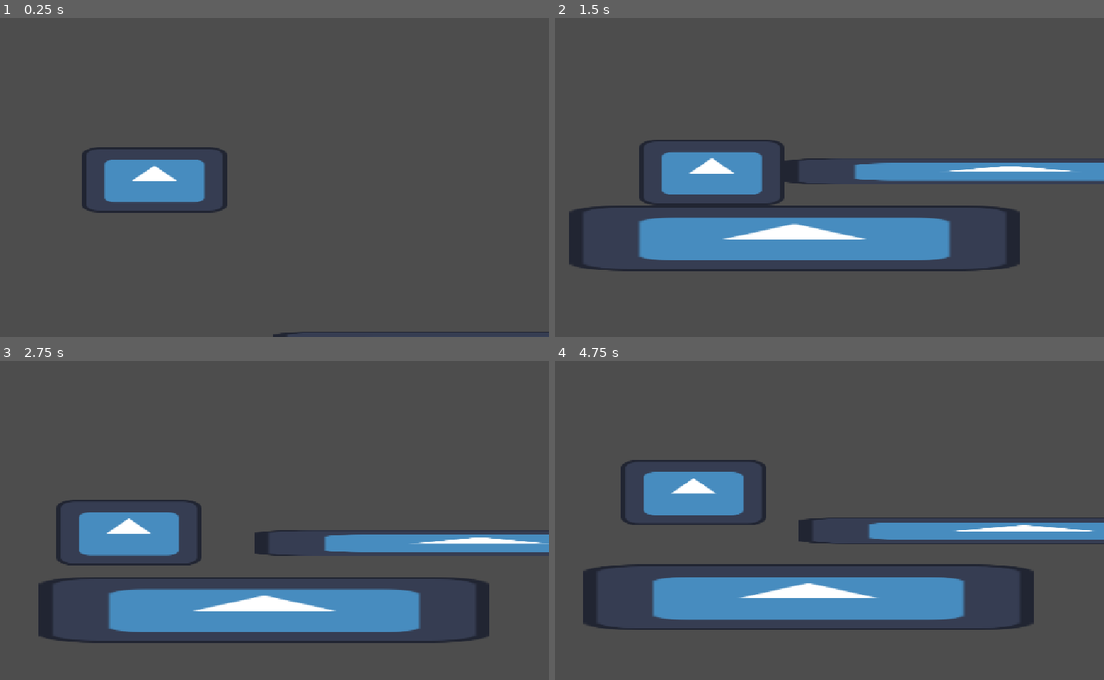
Above: before the commit, frames 1-4 (two rows, left to right).
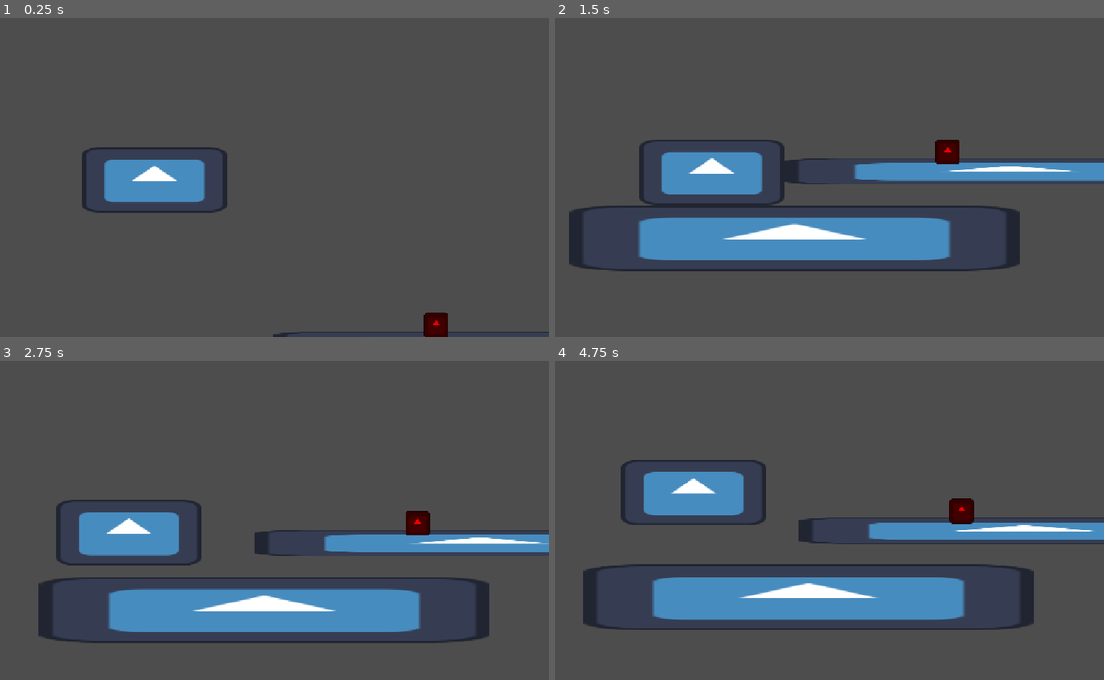
Above: after the commit, the same moments.

Repository: dezraec/roadtrip-game
Game: Godot game, scene res://van_test_map.tscn
Two runs of this game, one before a commit and one after it. Both use one fixed random seed, a clock stepped at 60 frames per second and the inputs below. The engine's default icon, where the game draws it, is replaced by a stand-in: a white triangle on a blue panel in a dark square.
Inputs:
- Up to frame 1 (0.25 s): no input
- Up to frame 2 (1.5 s): hold D (MoveRight) from 0.53 s (still down); tap Space (Jump) at 0.77 s
- Up to frame 3 (2.75 s): tap Space (Jump) at 1.52 s; release D (MoveRight) at 2.03 s; hold A (MoveLeft) from 2.03 s (still down)
- Up to frame 4 (4.75 s): release A (MoveLeft) at 2.78 s; hold D (MoveRight) 2.78-4.28 s; tap Space (Jump) at 3.02, 3.77, 4.52 s; hold A (MoveLeft) from 4.28 s (still down)

The runs differ from the first frame. In frame 1, 0.3% of the frame differs, in the area x 77-82%, y 92-100%; in frame 2, 0.3%; in frame 3, 0.3%; in frame 4, 0.4%, in the area x 71-77%, y 43-52%.

Commit message:
roadspikes and crazy van physics when die and die screen added too

Diff:
--- /dev/null
+++ b/gameover.gd
@@ -0,0 +1,5 @@
+extends Control
+
+
+func _on_restart_pressed() -> void:
+	get_tree().change_scene_to_file("res://van_test_map.tscn")
--- /dev/null
+++ b/gameover.tscn
@@ -0,0 +1,68 @@
+[gd_scene format=3 uid="uid://c4djsxrfoa2w0"]
+
+[ext_resource type="Script" uid="uid://c3bk2lrgqlpli" path="res://gameover.gd" id="1_4nh4k"]
+
+[sub_resource type="LabelSettings" id="LabelSettings_7onm5"]
+font_size = 30
+
+[sub_resource type="LabelSettings" id="LabelSettings_c7yh7"]
+
+[node name="Gameover" type="Control" unique_id=1380298583]
+layout_mode = 3
+anchors_preset = 15
+anchor_right = 1.0
+anchor_bottom = 1.0
+grow_horizontal = 2
+grow_vertical = 2
+script = ExtResource("1_4nh4k")
+
+[node name="Label" type="Label" parent="." unique_id=1379628374]
+layout_mode = 1
+anchors_preset = 8
+anchor_left = 0.5
+anchor_top = 0.5
+anchor_right = 0.5
+anchor_bottom = 0.5
+offset_left = -85.5
+offset_top = -105.625
+offset_right = 85.5
+offset_bottom = -63.625
+grow_horizontal = 2
+grow_vertical = 2
+text = "Game Over!"
+label_settings = SubResource("LabelSettings_7onm5")
+
+[node name="reason" type="Label" parent="." unique_id=174134863]
+layout_mode = 1
+anchors_preset = 8
+anchor_left = 0.5
+anchor_top = 0.5
+anchor_right = 0.5
+anchor_bottom = 0.5
+offset_left = -85.0
+offset_top = -61.0
+offset_right = 86.0
+offset_bottom = -19.0
+grow_horizontal = 2
+grow_vertical = 2
+text = "Ran over red spikes...."
+label_settings = SubResource("LabelSettings_c7yh7")
+horizontal_alignment = 1
+vertical_alignment = 1
+
+[node name="restart" type="Button" parent="." unique_id=595289859]
+layout_mode = 1
+anchors_preset = 8
+anchor_left = 0.5
+anchor_top = 0.5
+anchor_right = 0.5
+anchor_bottom = 0.5
+offset_left = -32.5
+offset_top = -15.5
+offset_right = 32.5
+offset_bottom = 15.5
+grow_horizontal = 2
+grow_vertical = 2
+text = "Restart"
+
+[connection signal="pressed" from="restart" to="." method="_on_restart_pressed"]
--- a/project.godot
+++ b/project.godot
@@ -48,6 +48,12 @@
 ]
 }
 
+[layer_names]
+
+2d_physics/layer_1="World Geometry"
+2d_physics/layer_2="Obstacles"
+2d_physics/layer_3="Car"
+
 [physics]
 
 3d/physics_engine="Jolt Physics"
--- /dev/null
+++ b/road_spikes.gd
@@ -0,0 +1,32 @@
+extends Node2D
+
+var van_ragdoll_scn = preload("res://van_ragdoll.tscn")
+
+func _on_area_2d_body_entered(body: Node2D) -> void:
+	if body is CharacterBody2D and body.name == "van":
+
+		if not is_instance_valid(body):
+			return
+
+		body.hide()
+
+		var ragdoll: RigidBody2D = van_ragdoll_scn.instantiate()
+		get_tree().current_scene.add_child(ragdoll)
+
+		await get_tree().process_frame
+
+		ragdoll.global_position = body.global_position + Vector2(0, -50)
+		body.process_mode = Node.PROCESS_MODE_DISABLED
+
+
+
+		var impulse = Vector2.from_angle(-PI/4 + randf() * PI/8) * 100
+
+		print(impulse)
+
+		ragdoll.apply_impulse(impulse)
+		ragdoll.apply_torque_impulse(700)
+
+		await get_tree().create_timer(1).timeout
+
+		get_tree().change_scene_to_file("res://gameover.tscn")
--- /dev/null
+++ b/road_spikes.tres
@@ -0,0 +1,15 @@
+[gd_resource type="VisualShader" format=3 uid="uid://bfv5gup1dhyac"]
+
+[sub_resource type="VisualShaderNodeInput" id="VisualShaderNodeInput_kwjqx"]
+input_name = "color"
+
+[sub_resource type="VisualShaderNodeColorFunc" id="VisualShaderNodeColorFunc_6pvng"]
+
+[resource]
+mode = 1
+flags/light_only = false
+nodes/vertex/2/node = SubResource("VisualShaderNodeInput_kwjqx")
+nodes/vertex/2/position = Vector2(-300, 60)
+nodes/vertex/3/node = SubResource("VisualShaderNodeColorFunc_6pvng")
+nodes/vertex/3/position = Vector2(93.251595, 221.8496)
+nodes/vertex/connections = PackedInt32Array(2, 0, 3, 0, 3, 0, 0, 2)
--- /dev/null
+++ b/road_spikes.tscn
@@ -0,0 +1,24 @@
+[gd_scene format=3 uid="uid://cp4r3oauhjm3x"]
+
+[ext_resource type="Script" uid="uid://dioe1wbs88sgv" path="res://road_spikes.gd" id="1_0b6lg"]
+[ext_resource type="Texture2D" uid="uid://b8s83dfrev7bq" path="res://icon.svg" id="1_dd12r"]
+
+[sub_resource type="RectangleShape2D" id="RectangleShape2D_7onm5"]
+size = Vector2(22, 34)
+
+[node name="RoadSpikes" type="Node2D" unique_id=1309468944]
+script = ExtResource("1_0b6lg")
+
+[node name="Sprite2D" type="Sprite2D" parent="." unique_id=1395873329]
+modulate = Color(0.93333334, 0, 0, 1)
+scale = Vector2(0.375, 0.375)
+texture = ExtResource("1_dd12r")
+
+[node name="Area2D" type="Area2D" parent="." unique_id=896155050]
+collision_layer = 2
+collision_mask = 4
+
+[node name="CollisionShape2D" type="CollisionShape2D" parent="Area2D" unique_id=2081798208]
+shape = SubResource("RectangleShape2D_7onm5")
+
+[connection signal="body_entered" from="Area2D" to="." method="_on_area_2d_body_entered"]
--- /dev/null
+++ b/van_ragdoll.tscn
@@ -0,0 +1,16 @@
+[gd_scene format=3 uid="uid://1pf4ua33bxm8"]
+
+[ext_resource type="Texture2D" uid="uid://b8s83dfrev7bq" path="res://icon.svg" id="1_gfjmy"]
+
+[sub_resource type="RectangleShape2D" id="RectangleShape2D_ua1wk"]
+size = Vector2(284, 126)
+
+[node name="van_ragdoll" type="RigidBody2D" unique_id=1351587153]
+mass = 0.1
+
+[node name="Sprite2D" type="Sprite2D" parent="." unique_id=92011134]
+scale = Vector2(2.21875, 1)
+texture = ExtResource("1_gfjmy")
+
+[node name="CollisionShape2D" type="CollisionShape2D" parent="." unique_id=2047283007]
+shape = SubResource("RectangleShape2D_ua1wk")
--- a/van_test_map.tscn
+++ b/van_test_map.tscn
@@ -2,6 +2,7 @@
 
 [ext_resource type="PackedScene" uid="uid://ccm6apa6d0xts" path="res://van.tscn" id="1_esc74"]
 [ext_resource type="Texture2D" uid="uid://b8s83dfrev7bq" path="res://icon.svg" id="2_0jrb1"]
+[ext_resource type="PackedScene" uid="uid://cp4r3oauhjm3x" path="res://road_spikes.tscn" id="3_0jrb1"]
 
 [sub_resource type="RectangleShape2D" id="RectangleShape2D_7onm5"]
 size = Vector2(128, 130)
@@ -10,6 +11,7 @@
 
 [node name="van" parent="." unique_id=914730358 instance=ExtResource("1_esc74")]
 position = Vector2(181, 98)
+collision_layer = 4
 
 [node name="StaticBody2D" type="StaticBody2D" parent="." unique_id=337192347]
 position = Vector2(432, 578)
@@ -30,3 +32,6 @@
 
 [node name="CollisionShape2D" type="CollisionShape2D" parent="StaticBody2D2" unique_id=1138048760]
 shape = SubResource("RectangleShape2D_7onm5")
+
+[node name="RoadSpikes" parent="." unique_id=1309468944 instance=ExtResource("3_0jrb1")]
+position = Vector2(731, 410)
Not shown, added: gameover.gd.uid
Not shown, added: road_spikes.gd.uid
